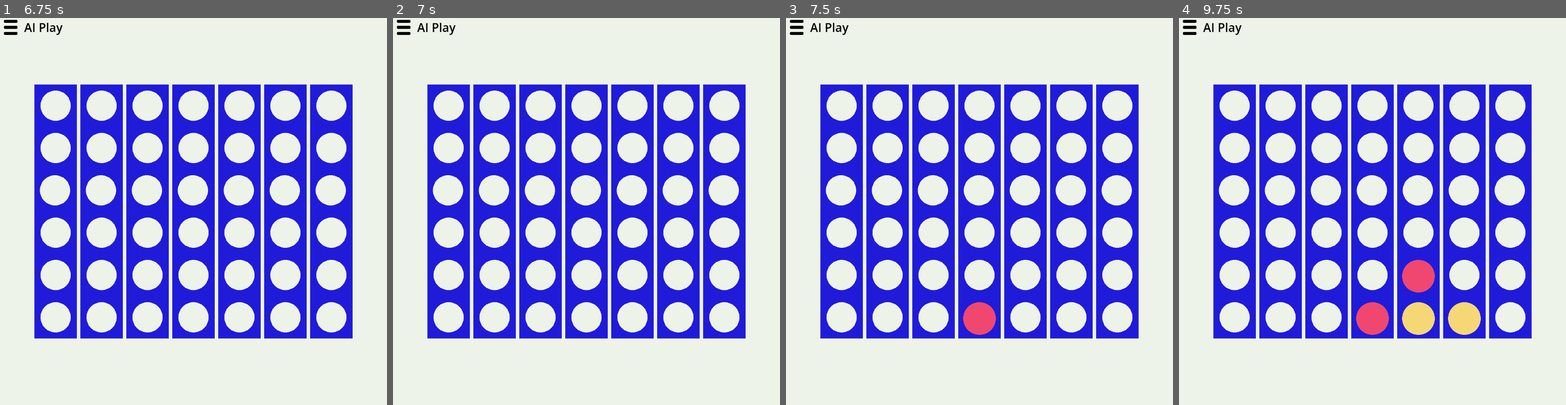
Above: before the commit, frames 1-4 (left to right).
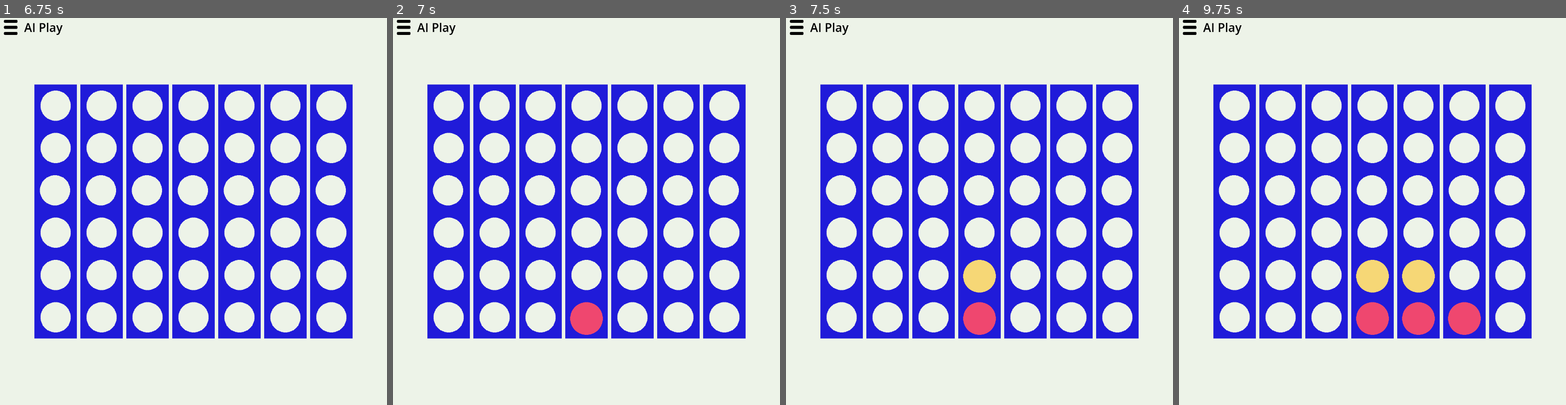
Above: after the commit, the same moments.

Repository: daniel-hartmann/gd-trabalho-01
Game: Godot game, scene res://main.tscn
Same seed, same stepped clock (60 frames per second), same inputs: the game is played once before the commit and once after it.
Inputs (mouse positions are in pixels of both pictures, inside the frame that each line leads up to):
- Up to frame 1 (6.75 s): click "Two Players" at 0.5 s; click (54, 211) at 1.25 s; click (54, 211) at 2 s; click (100, 211) at 2.75 s; click (100, 211) at 3.5 s; click (147, 211) at 4.25 s; click (147, 211) at 5 s; click (193, 211) at 5.75 s; click "Restart" at 6.5 s
- Up to frame 2 (7 s): no input
- Up to frame 3 (7.5 s): click (979, 211) at 7.25 s
- Up to frame 4 (9.75 s): click (1418, 211) at 8 s; click (1418, 211) at 8.75 s; click (1465, 211) at 9.5 s

Frame 1 is identical in both runs. In frame 2, 0.6% of the frame differs, in the area x 45-55%, y 73-82%; in frame 3, 0.6%; in frame 4, 2.3%, in the area x 45-78%, y 62-82%.

Commit message:
Difficulty and game type now working

Diff:
--- a/dh-connect-four/AI/GameGrid.gd
+++ b/dh-connect-four/AI/GameGrid.gd
@@ -62,7 +62,7 @@
 				contador -= 1
 				eval -= self.pesos[y][x]
 			else:
-				eval += avaliar_match(contador, dificuldade)
+				eval += evaluate_match(contador, dificuldade)
 				contador = 0
 			if contador == 4:
 				eval += 1000
@@ -82,7 +82,7 @@
 					contador = 0
 				contador -= 1
 			else:
-				eval += avaliar_match(contador, dificuldade)
+				eval += evaluate_match(contador, dificuldade)
 				contador = 0
 			if contador == 4:
 				eval += 1000
@@ -101,7 +101,7 @@
 					contador = 0
 				contador -= 1
 			else:
-				eval += avaliar_match(contador, dificuldade)
+				eval += evaluate_match(contador, dificuldade)
 				contador = 0
 			if contador == 4:
 				eval += 1000
@@ -121,7 +121,7 @@
 					contador = 0
 				contador -= 1
 			else:
-				eval += avaliar_match(contador, dificuldade)
+				eval += evaluate_match(contador, dificuldade)
 				contador = 0
 			if contador == 4:
 				eval += 1000
@@ -140,7 +140,7 @@
 					contador = 0
 				contador -= 1
 			else:
-				eval += avaliar_match(contador, dificuldade)
+				eval += evaluate_match(contador, dificuldade)
 				contador = 0
 			if contador == 4:
 				eval += 1000
@@ -159,7 +159,7 @@
 					contador = 0
 				contador -= 1
 			else:
-				eval += avaliar_match(contador, dificuldade)
+				eval += evaluate_match(contador, dificuldade)
 				contador = 0
 			if contador == 4:
 				eval += 1000
@@ -178,7 +178,7 @@
 					contador = 0
 				contador -= 1
 			else:
-				eval += avaliar_match(contador, dificuldade)
+				eval += evaluate_match(contador, dificuldade)
 				contador = 0
 			if contador == 4:
 				eval += 1000
@@ -198,7 +198,7 @@
 					contador = 0
 				contador -= 1
 			else:
-				eval += avaliar_match(contador, dificuldade)
+				eval += evaluate_match(contador, dificuldade)
 				contador = 0
 			if contador == 4:
 				eval += 1000
@@ -217,7 +217,7 @@
 					contador = 0
 				contador -= 1
 			else:
-				eval += avaliar_match(contador, dificuldade)
+				eval += evaluate_match(contador, dificuldade)
 				contador = 0
 			if contador == 4:
 				eval += 1000
@@ -236,7 +236,7 @@
 					contador = 0
 				contador -= 1
 			else:
-				eval += avaliar_match(contador, dificuldade)
+				eval += evaluate_match(contador, dificuldade)
 				contador = 0
 			if contador == 4:
 				eval += 1000
@@ -255,7 +255,7 @@
 					contador = 0
 				contador -= 1
 			else:
-				eval += avaliar_match(contador, dificuldade)
+				eval += evaluate_match(contador, dificuldade)
 				contador = 0
 			if contador == 4:
 				eval += 1000
@@ -264,7 +264,7 @@
 
 	return eval
 
-func avaliar_match(n: int, dificuldade: String) -> float:
+func evaluate_match(n: int, dificuldade: String) -> float:
 	if dificuldade == "DIFICIL":
 		match n:
 			2: return 10
--- a/dh-connect-four/game.gd
+++ b/dh-connect-four/game.gd
@@ -7,8 +7,10 @@
 @onready var play_button = $Control/HBoxContainer/AIPlay
 @onready var menu_button = $Control/HBoxContainer/MenuButton
 
-@export var game_type: String
-@export var player1_is_red: bool
+var game_type: String
+var player1_is_red: bool
+var difficulty = GAME_GRID.DIFFICULTY_HARD
+var game_finished: bool = false
 
 signal hide_preview
 
@@ -26,7 +28,6 @@
 
 var preview_circles: Array = []
 
-var difficulty = GAME_GRID.DIFFICULTY_HARD
 
 func _input(event: InputEvent) -> void:
 	# Setup pause
@@ -43,6 +44,17 @@
 	print("player1_is_red: ", player1_is_red)
 
 	menu_button.connect("pressed", toggle_pause_menu.bind())
+
+	# Schedule AI move
+	if game_type == "pvc" and not player1_is_red and game.current_player() == GAME_GRID.RED:
+		$Timer.start()
+
+
+func _process(delta: float) -> void:
+	if game_type == "ai_demo" and not game_finished:
+		disable_buttons()
+		ai_move()
+		OS.delay_msec(100)
 
 
 func _setup_column_buttons():
@@ -72,6 +84,9 @@
 
 
 func play_preview_action(column_index, button) -> void:
+	if game_type == "ai_demo":
+		return
+
 	hide_preview.emit()
 
 	var current_row = _get_current_row(column_index)
@@ -97,10 +112,11 @@
 func play_action(column_index, button) -> void:
 	hide_preview.emit()
 	var currentRow = _get_current_row(column_index)
-	_make_play(Vector2(currentRow, column_index))
-
-
-func _make_play(movement: Vector2) -> void:
+	if _make_play(Vector2(currentRow, column_index)):
+		$Timer.start()
+
+
+func _make_play(movement: Vector2) -> bool:
 	if game.jogada(movement):
 		var evaluation: float = game.evaluate(difficulty)
 
@@ -127,15 +143,19 @@
 
 		game.switch_player()
 
+		return true
+	return false
+
 
 func game_over(result) -> void:
 	disable_buttons()
 	$ResultContainer.visible = true
 	$ResultContainer/VBoxContainer/ResultLabel.text = result
+	game_finished = true
 
 
 func ai_move() -> void:
-	disable_buttons()
+	#disable_buttons()
 	var player: String = game.current_player()
 	var current_play: Play = mmp.melhor_jogada(game.duplicate(true), player, difficulty)
 
@@ -144,7 +164,7 @@
 
 	_make_play(current_play.movimento)
 
-	enable_buttons()
+	#enable_buttons()
 
 func disable_buttons() -> void:
 	for button in column_buttons:
@@ -155,6 +175,8 @@
 		button.disabled = false
 
 func reset_game() -> void:
+	game_finished = false
+
 	# Empty game grid
 	game = GameGrid.new()
 	for button in column_buttons:
@@ -186,3 +208,8 @@
 
 func toggle_pause_menu():
 	$PauseContainer.visible = !$PauseContainer.visible
+
+
+func _on_timer_timeout() -> void:
+	print("_on_timer_timeout")
+	ai_move()
--- a/dh-connect-four/game.tscn
+++ b/dh-connect-four/game.tscn
@@ -213,5 +213,9 @@
 theme_override_font_sizes/font_size = 64
 text = "Quit to menu"
 
+[node name="Timer" type="Timer" parent="." unique_id=1444172805]
+one_shot = true
+
 [connection signal="hide_preview" from="." to="." method="_hide_preview"]
 [connection signal="pressed" from="Control/HBoxContainer/AIPlay" to="." method="ai_move"]
+[connection signal="timeout" from="Timer" to="." method="_on_timer_timeout"]
--- a/dh-connect-four/main.gd
+++ b/dh-connect-four/main.gd
@@ -26,7 +26,7 @@
 	add_child(scene)
 
 func new_pvc_game():
-	_new_game(preload("res://select_color.tscn").instantiate())
+	_new_game(preload("res://select_difficulty.tscn").instantiate())
 
 func new_pvp_game():
 	var game = preload("res://game.tscn").instantiate()
@@ -36,4 +36,4 @@
 func new_ai_game():
 	var game = preload("res://game.tscn").instantiate()
 	game.game_type = "ai_demo"
-	_new_game(preload("res://game.tscn").instantiate())
+	_new_game(game)
--- a/dh-connect-four/select_color.gd
+++ b/dh-connect-four/select_color.gd
@@ -5,6 +5,7 @@
 
 var mouse_texture = preload("res://art/mouse.png")
 var player1_is_red: bool = true
+var difficulty: String
 
 func _input(event: InputEvent) -> void:
 	if event.is_action_pressed("ui_right"):
@@ -28,7 +29,10 @@
 	for child in get_parent().get_children():
 		child.queue_free()
 
+	print("difficulty: ", difficulty)
+
 	var game = preload("res://game.tscn").instantiate()
 	game.game_type = "pvc"
 	game.player1_is_red = player1_is_red
+	game.difficulty = difficulty
 	get_parent().add_child(game)
--- a/dh-connect-four/select_color.tscn
+++ b/dh-connect-four/select_color.tscn
@@ -35,8 +35,10 @@
 offset_bottom = 185.0
 grow_horizontal = 2
 theme_override_fonts/font = ExtResource("1_x4i35")
-theme_override_font_sizes/font_size = 160
+theme_override_font_sizes/font_size = 100
 text = "Select Player"
+horizontal_alignment = 1
+vertical_alignment = 1
 
 [node name="VBoxContainer" type="VBoxContainer" parent="." unique_id=292996894]
 layout_mode = 1
@@ -93,7 +95,8 @@
 layout_mode = 2
 size_flags_horizontal = 4
 size_flags_vertical = 4
-theme_override_font_sizes/font_size = 40
+theme_override_fonts/font = ExtResource("1_x4i35")
+theme_override_font_sizes/font_size = 78
 text = " Start Game "
 autowrap_trim_flags = 0
 
--- /dev/null
+++ b/dh-connect-four/select_difficulty.gd
@@ -0,0 +1,29 @@
+extends Control
+
+const GAME_GRID = preload("res://AI/GameGrid.gd")
+
+var difficulty: String
+
+
+func start_game() -> void:
+	for child in get_parent().get_children():
+		child.queue_free()
+
+	var select_color = preload("res://select_color.tscn").instantiate()
+	select_color.difficulty = difficulty
+	get_parent().add_child(select_color)
+
+
+func _on_easy_button_pressed() -> void:
+	difficulty = GAME_GRID.DIFFICULTY_EASY
+	start_game()
+
+
+func _on_medium_button_pressed() -> void:
+	difficulty = GAME_GRID.DIFFICULTY_MEDIUM
+	start_game()
+
+
+func _on_hard_button_pressed() -> void:
+	difficulty = GAME_GRID.DIFFICULTY_HARD
+	start_game()
--- /dev/null
+++ b/dh-connect-four/select_difficulty.tscn
@@ -0,0 +1,67 @@
+[gd_scene format=3 uid="uid://brnocl7eflst1"]
+
+[ext_resource type="Script" uid="uid://csdjxfcy5vfco" path="res://select_difficulty.gd" id="1_bxvsn"]
+[ext_resource type="FontFile" uid="uid://cgd3m3rqin1to" path="res://fonts/PathwayGothicOne-Regular.ttf" id="1_efpx5"]
+
+[node name="SelectDifficulty" type="Control" unique_id=1417782483]
+layout_mode = 3
+anchors_preset = 15
+anchor_right = 1.0
+anchor_bottom = 1.0
+offset_left = -1.0
+offset_right = -1.0
+grow_horizontal = 2
+grow_vertical = 2
+script = ExtResource("1_bxvsn")
+
+[node name="ColorRect" type="ColorRect" parent="." unique_id=1494811873]
+layout_mode = 1
+anchors_preset = 15
+anchor_right = 1.0
+anchor_bottom = 1.0
+grow_horizontal = 2
+grow_vertical = 2
+color = Color(0.02745098, 0.05490196, 0.7058824, 1)
+
+[node name="CenterContainer" type="CenterContainer" parent="." unique_id=575718699]
+layout_mode = 1
+anchors_preset = 15
+anchor_right = 1.0
+anchor_bottom = 1.0
+grow_horizontal = 2
+grow_vertical = 2
+
+[node name="VBoxContainer" type="VBoxContainer" parent="CenterContainer" unique_id=292996894]
+layout_mode = 2
+
+[node name="MainMessage" type="Label" parent="CenterContainer/VBoxContainer" unique_id=92936838]
+layout_mode = 2
+theme_override_fonts/font = ExtResource("1_efpx5")
+theme_override_font_sizes/font_size = 100
+text = "Difficulty"
+horizontal_alignment = 1
+
+[node name="Actions" type="VBoxContainer" parent="CenterContainer/VBoxContainer" unique_id=1241136055]
+layout_mode = 2
+
+[node name="EasyButton" type="Button" parent="CenterContainer/VBoxContainer/Actions" unique_id=1642916388]
+layout_mode = 2
+theme_override_fonts/font = ExtResource("1_efpx5")
+theme_override_font_sizes/font_size = 78
+text = "Easy"
+
+[node name="MediumButton" type="Button" parent="CenterContainer/VBoxContainer/Actions" unique_id=721122736]
+layout_mode = 2
+theme_override_fonts/font = ExtResource("1_efpx5")
+theme_override_font_sizes/font_size = 78
+text = "Normal"
+
+[node name="HardButton" type="Button" parent="CenterContainer/VBoxContainer/Actions" unique_id=1405418168]
+layout_mode = 2
+theme_override_fonts/font = ExtResource("1_efpx5")
+theme_override_font_sizes/font_size = 78
+text = "Hard"
+
+[connection signal="pressed" from="CenterContainer/VBoxContainer/Actions/EasyButton" to="." method="_on_easy_button_pressed"]
+[connection signal="pressed" from="CenterContainer/VBoxContainer/Actions/MediumButton" to="." method="_on_medium_button_pressed"]
+[connection signal="pressed" from="CenterContainer/VBoxContainer/Actions/HardButton" to="." method="_on_hard_button_pressed"]
Not shown, added: dh-connect-four/select_difficulty.gd.uid
